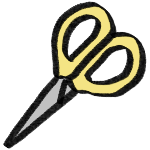
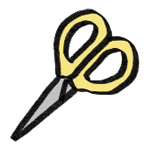
Layered file, before and after one edit (150x150). Changes by layer:
painted on "レイヤー 4" over 3, 1, 147, 149
